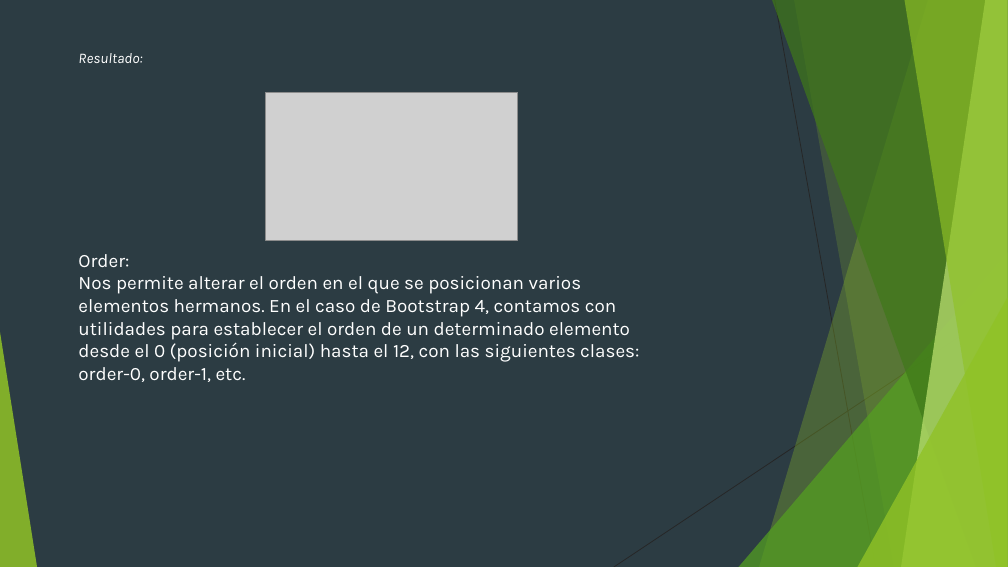
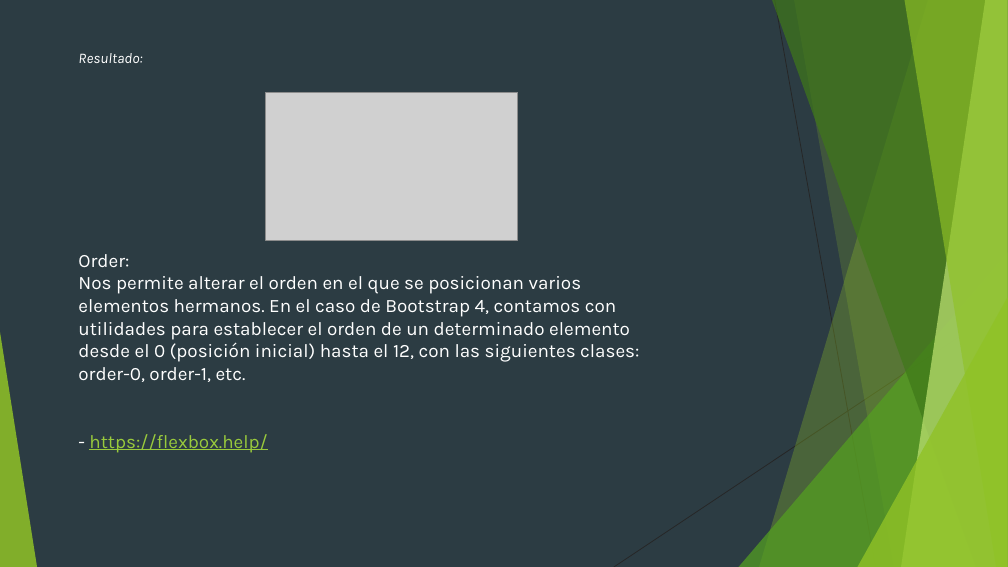
Before and after one commit to srg1995/BootcampComerciales, a slide deck: slide 16 of Teoria/HTML.pptx. Drawn at 1008x567 pixels with LibreOffice and Linux fonts; fonts in the diff are those of the drawing; grey boxes stand for pictures. Boxes give left, top, right and bottom in pixels: in the first picture for what was removed or moved away, otherwise in the second. Text is boxed around its words. In the diff, an @@ line names an element or a change of style, - is before the commit and + after.

```diff
--- a/Teoria/HTML.pptx
+++ b/Teoria/HTML.pptx
@@ text at [89, 434, 267, 453]: paragraph added @@
+- https://flexbox.help/
```
Also in this commit, not shown: 1 other file.
